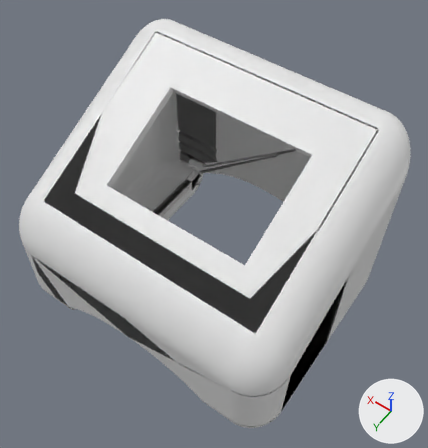
The OBJ model schemes/3D_models/base/base.obj: old version first, new version second.
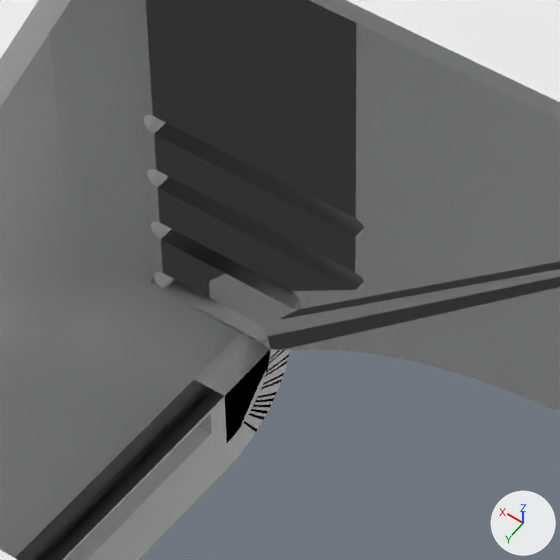
Old and new are each drawn whole from a 50 mm camera at (-100.5, 131.4, 241.7) aimed at (-5.9, -1.0, 33.6) and again close up on the part from 35% to 59% of the width and 24% to 47% of the height. Lighting does not change. The marker at lower right points along +X, +Y and +Z. Where no turn or scale is listed for an object, it has been applied to the vertices.

Script lines for the objects in view, before the commit:
```python
me_sketch_2 = bpy.data.meshes.new('sketch_2')
me_sketch_2.from_pydata(...)  # 8214 vertices, 8218 faces, 2 loose edges; spans x -70.0..70.0, y -55.0..55.0, z -16.8..88.1
ob_sketch_2 = bpy.data.objects.new('sketch_2', me_sketch_2)
ob_sketch_2.location = (0.0, 0.0, 0.0)
```
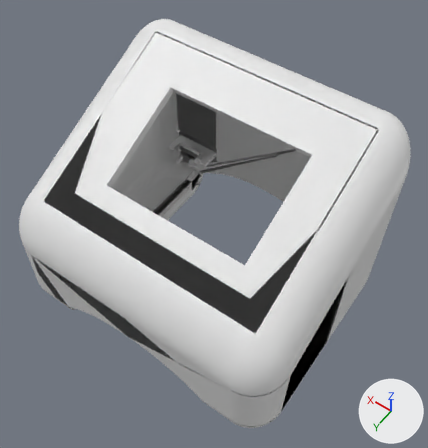
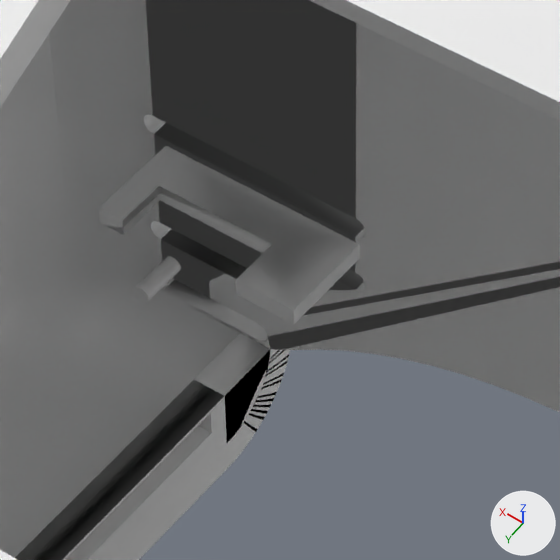
Changed parts and their boxes (x1, y1, x2, y2) in the close-ups (560 x 560 px):
'for_MHZ19', added: after (99, 146, 360, 324)
'Cylinder.003', added: after (134, 256, 181, 303)

The change, as a diff of the scene's bpy script:
```diff
--- a/schemes/3D_models/base/base.obj.py
+++ b/schemes/3D_models/base/base.obj.py
@@ me_for_mhz19 @@
+me_for_mhz19.from_pydata([(28.0, -52.0, 15.0), (28.0, -52.0, 17.0), (28.0, -40.0, 15.0), (28.0, -40.0, 17.0), (52.0, -52.0, 15.0), (52.0, -52.0, 17.0), (52.0, -40.0, 15.0), (52.0, -40.0, 17.0), (35.0, -46.0, 15.0), (35.0, -46.0, 17.0), (35.0, -40.0, 15.0), (35.0, -40.0, 17.0), (49.0, -46.0, 15.0), (49.0, -46.0, 17.0), (49.0, -40.0, 15.0), (49.0, -40.0, 17.0)], [], [(0, 1, 3, 2), (0, 2, 10, 8), (6, 7, 5, 4), (4, 5, 1, 0), (2, 3, 11, 10), (3, 1, 9, 11), (8, 9, 11, 10), (9, 1, 5, 13), (14, 15, 13, 12), (12, 13, 9, 8), (6, 14, 15, 7), (13, 5, 7, 15), (4, 0, 8, 12), (6, 4, 12, 14)])
@@ me_cylinder_003 @@
+me_cylinder_003.from_pydata(...)  # a 32-sided cylinder along y spanning x 51.0..53.0, y -51.5..-45.5, z -1.0..1.0
@@ ob_for_mhz19 @@
+ob_for_mhz19 = bpy.data.objects.new('for_MHZ19', me_for_mhz19)
+ob_for_mhz19.location = (0.0, 0.0, 0.0)
@@ ob_cylinder_003 @@
+ob_cylinder_003 = bpy.data.objects.new('Cylinder.003', me_cylinder_003)
+ob_cylinder_003.location = (0.0, 0.0, 0.0)
```
